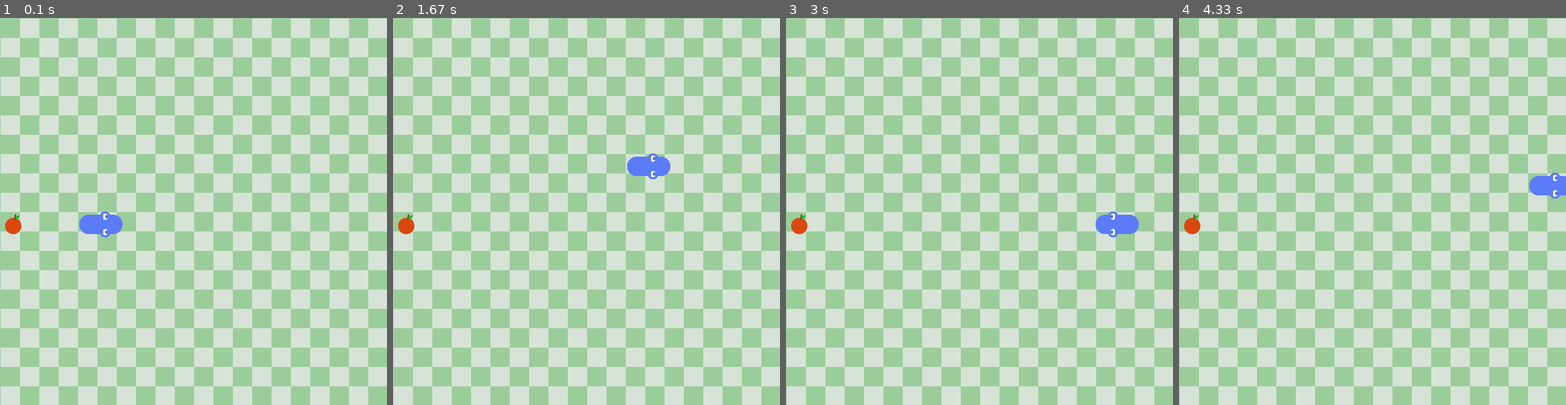
Above: before the commit, frames 1-4 (left to right).
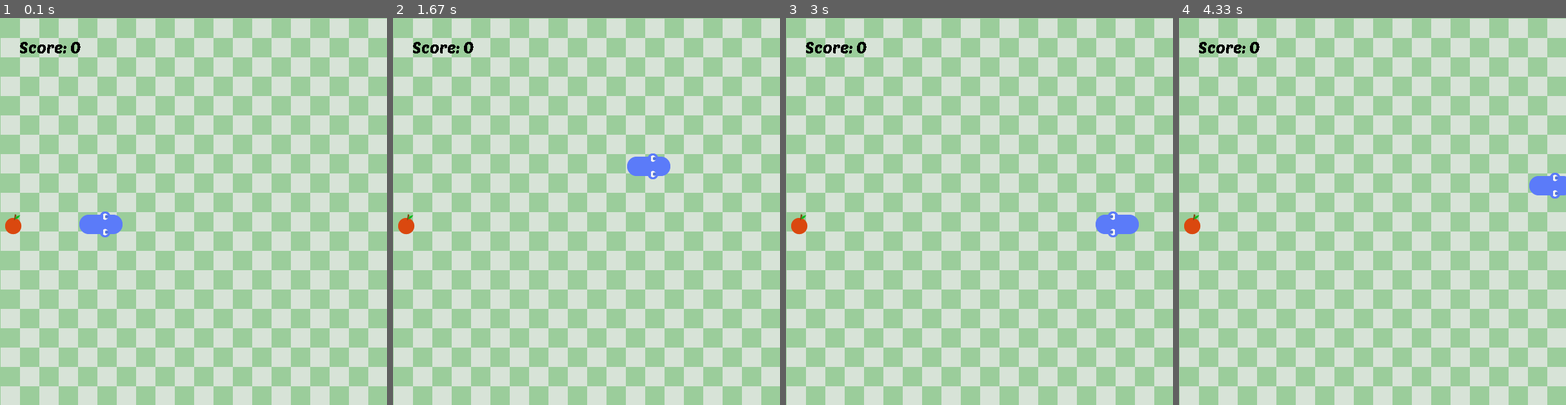
Above: after the commit, the same moments.

Repository: Oriyans-sunset/pygame-practice-snake-game
Game: pygame game, started from snake-game.py
Two runs of this game, one before a commit and one after it. Both use one fixed random seed, a clock stepped at 60 frames per second and the inputs below.
Inputs:
- Up to frame 1 (0.1 s): no input
- Up to frame 2 (1.67 s): hold Right 0.33-0.8 s; hold Up 0.83-1.3 s; hold Right from 1.33 s (still down)
- Up to frame 3 (3 s): release Right at 1.8 s; hold Down 2.4-2.7 s; hold Left from 2.73 s (still down)
- Up to frame 4 (4.33 s): release Left at 3.13 s; hold Up 3.17-3.53 s; hold Right 3.57-4.2 s; hold Down from 4.23 s (still down)

The runs differ from the first frame. In frame 1, 0.2% of the frame differs, in the area x 5-21%, y 6-10%; in frame 2, 0.2%; in frame 3, 0.2%; in frame 4, 0.2%.

Commit message:
Added score and music

Diff:
--- a/snake-game.py
+++ b/snake-game.py
@@ -115,15 +115,20 @@
         self.check_fail()
 
     def draw_elements(self):
+        global score
         self.draw_grass()
         self.snake.draw_snake()
         self.fruit.draw_fruit()
-
+        text_surface = game_font.render('Score: '+str(score), None, 'black', None)
+        screen.blit(text_surface, (cell_size, cell_size))
 
     def check_collision(self):
         if self.fruit.pos == self.snake.body[0]:
             self.fruit.randomise()
             self.snake.add_block()
+            eating_music.play()
+            global score
+            score += 1
 
     def check_fail(self):
         if self.snake.body[0].x >= cell_number or self.snake.body[0].x < 0:
@@ -156,13 +161,16 @@
 pygame.init()
 cell_size = 30
 cell_number = 20
+score = 0
 screen = pygame.display.set_mode((cell_size*cell_number, cell_size*cell_number))
 clock = pygame.time.Clock()
 
 apple_surface = pygame.image.load('/Users/priyanshurastogi/Downloads/pygame-practice-snake-game/Snake-assests/Graphics/apple.png').convert_alpha()
 apple_surface = pygame.transform.scale(apple_surface, (40, 40))
 
-game_font = pygame.font.Font('/Users/priyanshurastogi/Downloads/pygame-practice-snake-game/Snake-assests/Font/PoetsenOne-Regular.ttf', 25, )
+game_font = pygame.font.Font('/Users/priyanshurastogi/Downloads/pygame-practice-snake-game/Snake-assests/Font/PoetsenOne-Regular.ttf', 25)
+
+eating_music = pygame.mixer.Sound('/Users/priyanshurastogi/Downloads/pygame-practice-snake-game/Snake-assests/Sound/crunch.wav')
 
 main_game = MAIN()
 
@@ -193,9 +201,6 @@
                 if main_game.snake.direction.x != -1:
                     main_game.snake.direction = Vector2(1,0)
 
-
-
-
     main_game.draw_elements()
     main_game.check_collision()
 
Not shown, added: Snake-assests/Sound/.DS_Store
